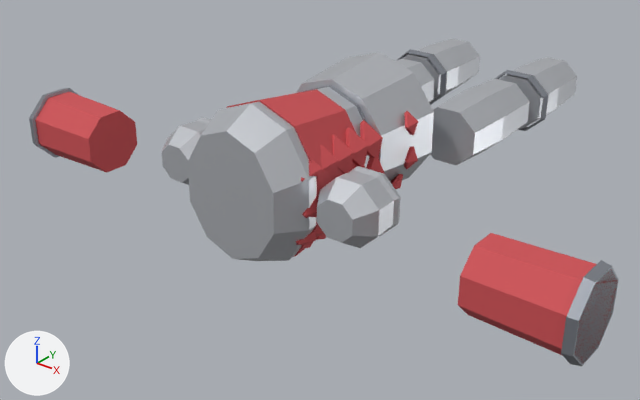
The glTF model client/public/models/armour/armor_scale.glb: old version first, new version second.
Before and after are seen from a camera (50 mm lens) standing at (1.76, -3.8, 1.22) and looking at (-0.13, -1.43, -0.25). Arrows for +X, +Y and +Z are at lower left; the lights stay in place. The older version comes first. Vertices at exactly the same position are counted once.

The first picture shows 'Abdomen', 'LowerArmL', 'LowerArmR', 'LowerLegL', 'LowerLegR', 'Torso', 'UpperArmL', 'UpperArmR', 'UpperLegL', 'UpperLegR'.
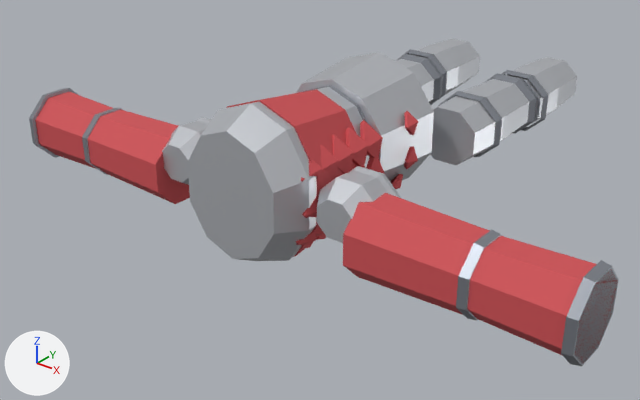
Location of each change, [x1, y1, x2, y2] in pixels of the pictures (640 x 400 px):
'LowerArmL', reshaped
    before: [458, 233, 619, 366]
    after: [456, 230, 619, 366]
'UpperArmL', reshaped
    before: [317, 166, 400, 248]
    after: [317, 166, 490, 315]
'UpperArmR', reshaped
    before: [162, 117, 211, 185]
    after: [87, 109, 211, 204]
'UpperLegL', reshaped (7% wider, 7% taller)
    before: [430, 79, 530, 165]
    after: [430, 73, 537, 165]
'LowerArmR', reshaped
    before: [29, 88, 137, 172]
    after: [29, 88, 123, 175]
part 1 of me_lowerarml, added
    after: [456, 230, 502, 320]
part 2 of me_lowerarmr, added
    after: [82, 108, 123, 175]
part 3 of me_upperarml, added (red)
    after: [343, 193, 490, 315]
part 4 of me_upperarmr, added (red)
    after: [87, 109, 190, 204]
part 5 of me_upperlegl, added
    after: [438, 91, 502, 157]
part 6 of me_upperlegl, added
    after: [485, 73, 537, 133]

Diff of the bpy script that builds the scene:
```diff
--- a/client/public/models/armour/armor_scale.glb.py
+++ b/client/public/models/armour/armor_scale.glb.py
@@ me_lowerarml @@
 # used by ob_lowerarml; location = (0.0, 0.0, 0.0)
-me_lowerarml.from_pydata(...)  # 32 vertices, 56 faces; spans x 0.78..1.12, y -1.991..-1.729, z -0.171..0.091
+me_lowerarml.from_pydata(...)  # 48 vertices, 84 faces; spans x 0.78..1.12, y -1.991..-1.729, z -0.171..0.091
+# me_lowerarml part 1: a new loose piece, an 8-sided cut cone along x (radius 0.13 at the low end, 0.125 at the high end) spanning x 0.78..0.81, y -1.98..-1.74, z -0.16..0.08, in mat_darksteel (grey #90959e)
 me_lowerarml.materials.append(mat_red)
@@ me_lowerarmr @@
 # used by ob_lowerarmr; location = (0.0, 0.0, 0.0)
-me_lowerarmr.from_pydata(...)  # 32 vertices, 56 faces; spans x -1.12..-0.78, y -1.991..-1.729, z -0.171..0.091
+me_lowerarmr.from_pydata(...)  # 48 vertices, 84 faces; spans x -1.12..-0.78, y -1.991..-1.729, z -0.171..0.091
+# me_lowerarmr part 2: a new loose piece, an 8-sided cut cone along x (radius 0.125 at the low end, 0.13 at the high end) spanning x -0.81..-0.78, y -1.98..-1.74, z -0.16..0.08, in mat_darksteel (grey #90959e)
 me_lowerarmr.materials.append(mat_red)
@@ me_upperarml @@
 # used by ob_upperarml; location = (0.0, 0.0, 0.0)
-me_upperarml.from_pydata(...)  # 48 vertices, 76 faces; spans x 0.228..0.452, y -1.95..-1.76, z -0.086..0.126
+me_upperarml.from_pydata(...)  # 64 vertices, 104 faces; spans x 0.228..0.8, y -1.986..-1.734, z -0.166..0.126
+# me_upperarml part 3: a new loose piece, an 8-sided cut cone along x (radius 0.136 at the low end, 0.124 at the high end) spanning x 0.4..0.8, y -1.986..-1.734, z -0.166..0.086, in mat_red (red #ce5055)
 me_upperarml.materials.append(mat_steel)
+me_upperarml.materials.append(mat_red)  # red #ce5055
@@ me_upperarmr @@
 # used by ob_upperarmr; location = (0.0, 0.0, 0.0)
-me_upperarmr.from_pydata(...)  # 48 vertices, 76 faces; spans x -0.452..-0.228, y -1.95..-1.76, z -0.086..0.126
+me_upperarmr.from_pydata(...)  # 64 vertices, 104 faces; spans x -0.8..-0.228, y -1.986..-1.734, z -0.166..0.126
+# me_upperarmr part 4: a new loose piece, an 8-sided cut cone along x (radius 0.124 at the low end, 0.136 at the high end) spanning x -0.8..-0.4, y -1.986..-1.734, z -0.166..0.086, in mat_red (red #ce5055)
 me_upperarmr.materials.append(mat_steel)
+me_upperarmr.materials.append(mat_red)  # red #ce5055
@@ me_upperlegl @@
 # used by ob_upperlegl; location = (0.0, 0.0, 0.0)
-me_upperlegl.from_pydata(...)  # 24 vertices, 44 faces; spans x 0.095..0.345, y -1.12..-0.69, z -0.112..0.112
+me_upperlegl.from_pydata(...)  # 72 vertices, 120 faces; spans x 0.085..0.355, y -1.12..-0.6, z -0.122..0.122
+# me_upperlegl part 5: a new loose piece of 24 vertices spanning x 0.085..0.355, y -0.986..-0.934, z -0.122..0.122, in mat_darksteel (grey #90959e)
+# me_upperlegl part 6: a new loose piece of 24 vertices spanning x 0.093..0.347, y -0.73..-0.6, z -0.117..0.117, in mat_darksteel (grey #90959e)
 me_upperlegl.materials.append(mat_steel)
+me_upperlegl.materials.append(mat_darksteel)  # grey #90959e
```
